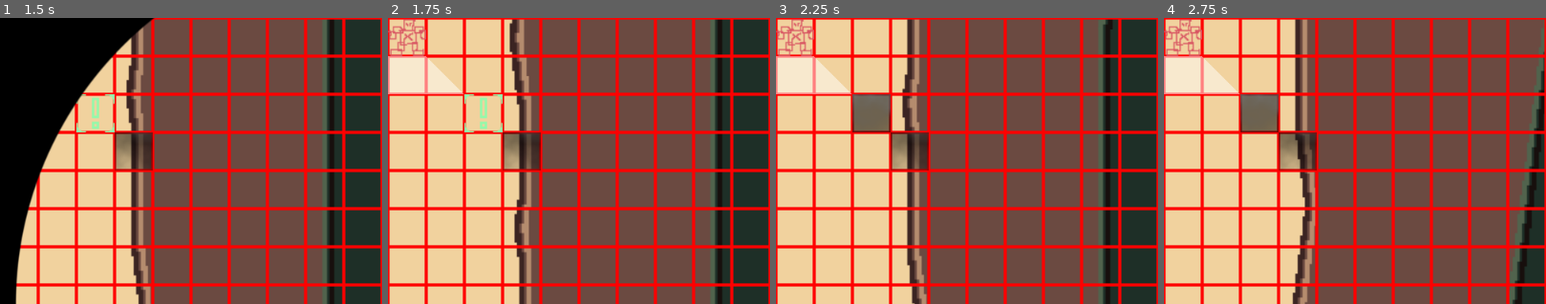
Above: before the commit, frames 1-4 (left to right).
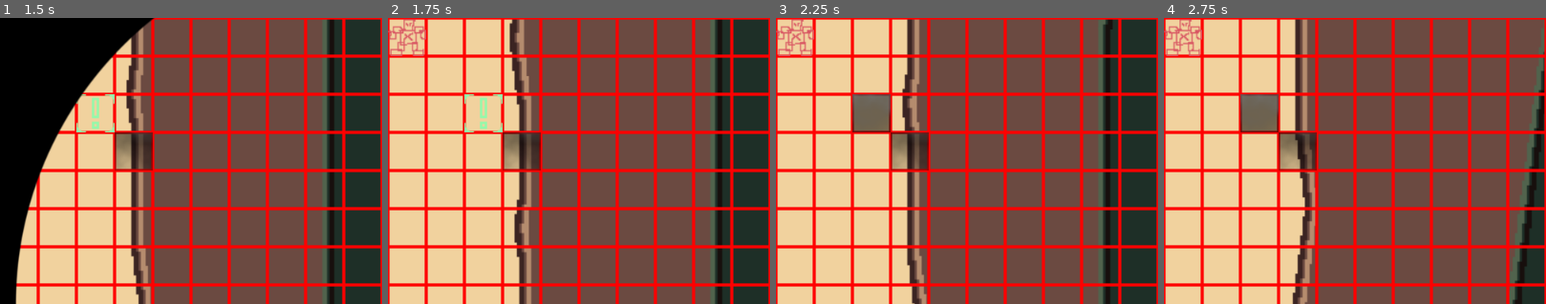
Above: after the commit, the same moments.

Repository: comfy-gamedev/ludum-dare-59
Game: Godot game, scene res://scenes/main_menu/main_menu.tscn
Two runs of this game, one before a commit and one after it. Both use one fixed random seed, a clock stepped at 60 frames per second and the inputs below.
Inputs (mouse positions are % of the whole screen's width and height, from its top left):
- Up to frame 1 (1.5 s): click "Start Game" at 0.5 s; tap Enter at 1.25 s; move the mouse to (72, 45) at 1.27 s; click (72, 45) at 1.42 s
- Up to frame 2 (1.75 s): no input
- Up to frame 3 (2.25 s): click "START TURN" at 2 s
- Up to frame 4 (2.75 s): no input
The pictures show only the part of the screen within x 0-50%, y 0-50%; the shares and areas given below are measured in that part.

Frame 1 is identical in both runs. In frame 2, 2.0% of the frame differs, in the area x 0-20%, y 13-27%; in frame 3, 2.0%; in frame 4, 2.0%.

Commit message:
Re-hide the base entity weapon area

Diff:
--- a/scenes/main_gameplay/mechs/sword_mech.tscn
+++ b/scenes/main_gameplay/mechs/sword_mech.tscn
@@ -10,10 +10,7 @@
 [node name="CollisionShape2D" parent="SelfArea2D" parent_id_path=PackedInt32Array(1621842412) index="0" unique_id=1772352252]
 shape = SubResource("CircleShape2D_m5msg")
 
-[node name="WeaponArea" parent="." index="3" unique_id=1856779226]
-visible = true
-
-[node name="Polygon2D" parent="WeaponArea" index="0" unique_id=540347352]
+[node name="Polygon2D" parent="WeaponArea" parent_id_path=PackedInt32Array(1856779226) index="0" unique_id=540347352]
 polygon = PackedVector2Array(16, 16, 48, 48, -48, 48, -16, 16)
 
 [node name="CollisionPolygon2D" parent="WeaponArea/Area2D" parent_id_path=PackedInt32Array(989688549) index="0" unique_id=2063845099]
